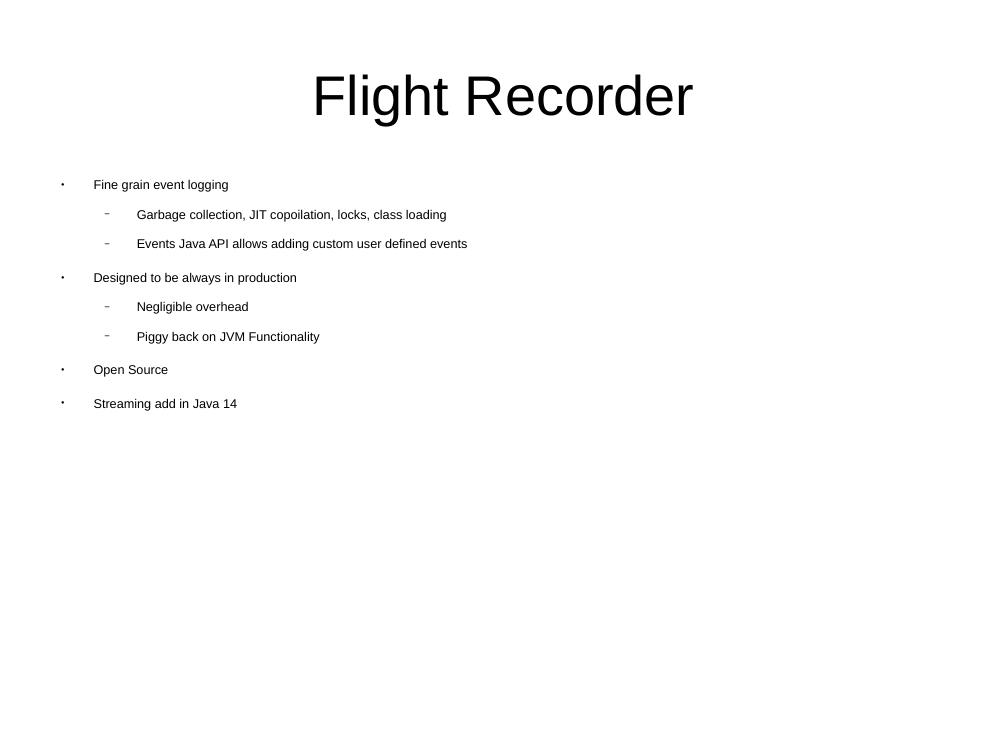
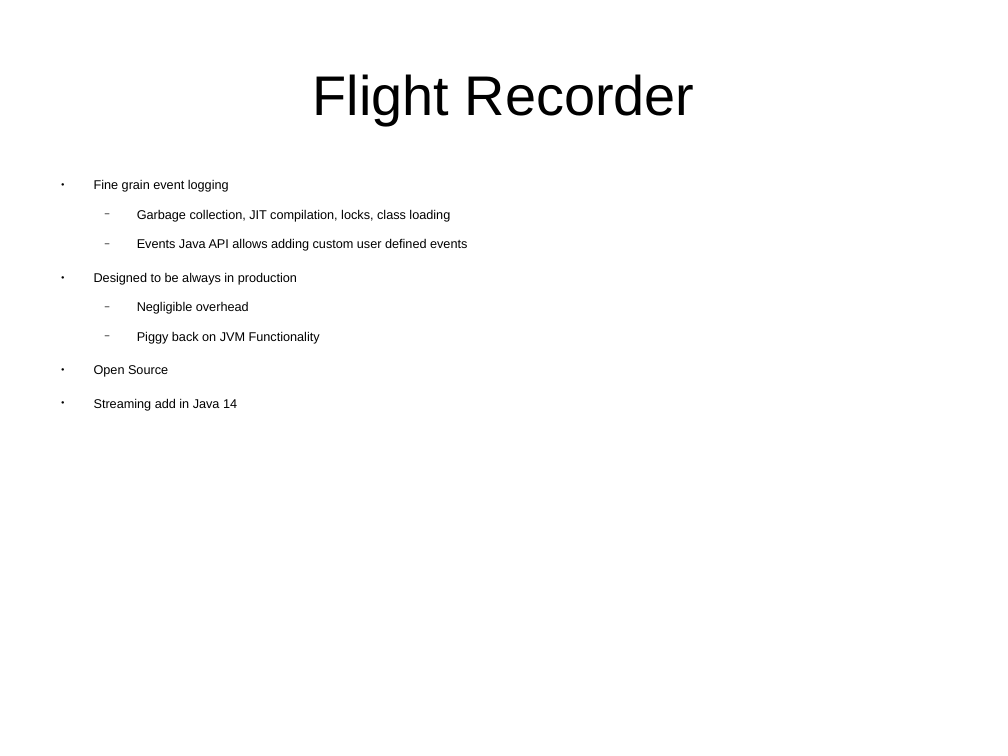
Before and after one commit to CharlesStockman/notesFromCourses, a slide deck: slide 38 of java/core/01_core.odp (slide 37 before the commit). Drawn at 1008x756 pixels with LibreOffice and Linux fonts; fonts in the diff are those of the drawing. Boxes give left, top, right and bottom in pixels: in the first picture for what was removed or moved away, otherwise in the second. Text is boxed around its words. In the diff, an @@ line names an element or a change of style, - is before the commit and + after.

```diff
--- a/java/core/01_core.odp
+++ b/java/core/01_core.odp
@@ text at [137,209,450,222]: text changed @@
-  − Garbage collection, JIT copoilation, locks, class loading
+  − Garbage collection, JIT compilation, locks, class loading
```
Also in this commit, not shown: 5 other slides changed, 3 slides added, 31 other files.
